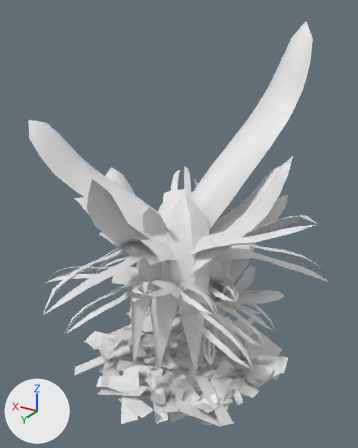
The OBJ model game/assets/models/plants/SM_Plant_HeliconiaClump_Leaf.obj: old version first, new version second.
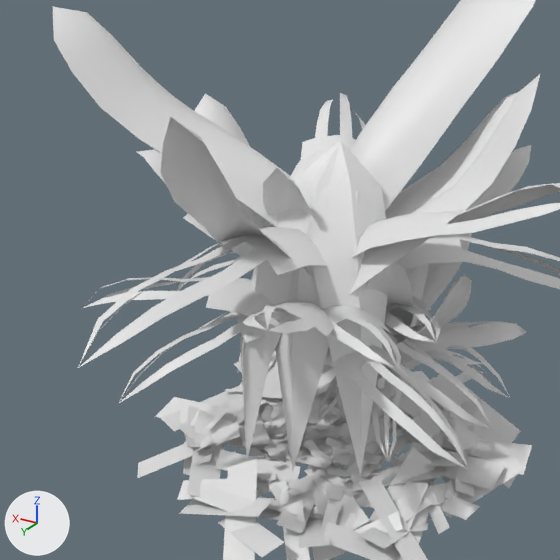
Old and new are each drawn whole from a camera (50 mm lens) standing at (-2.18, 3.73, 3.39) and looking at (0.01, 0.08, 1.57) and again close up on the part from 0% to 85% of the width and 26% to 94% of the height. The axes (+X, +Y, +Z) are drawn at lower left. The lights are the same throughout. The first two pictures are the older version. Where no turn or scale is listed for an object, it has been applied to the vertices. Vertices at exactly the same position are counted once.

The first close-up shows 'SM_Plant_HeliconiaClump_Leaf'.
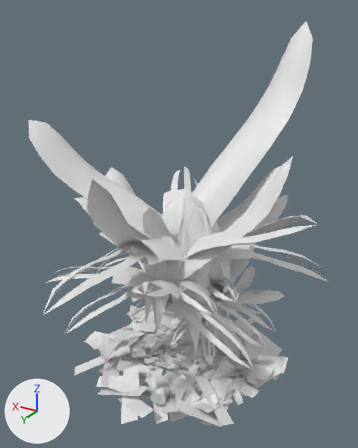
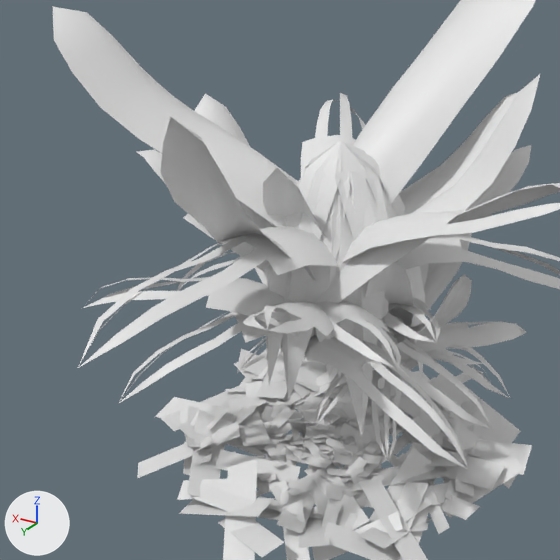
The change in detail:
me_sm_plant_heliconiaclump_leaf is used by ob_sm_plant_heliconiaclump_leaf; location (0.0, 0.0, 0.0).
me_sm_plant_heliconiaclump_leaf had 3677 vertices, 3759 faces and spanned x -1.35..1.35, y -1.43..1.55, z -0.12..3.31.
me_sm_plant_heliconiaclump_leaf now has 3727 vertices, 3819 faces and spans x -1.35..1.35, y -1.43..1.55, z -0.12..3.31.
Part 1, on me_sm_plant_heliconiaclump_leaf:
2 faces are deleted.
50 vertices move from x -0.35..0.55, y -0.17..0.5, z 0.09..1.72 to x -0.32..0.31, y -0.31..0.37, z 0.54..1.76.
50 vertices are added at x -0.38..0.26, y -0.37..0.39, z 0.33..1.77.
62 new faces join them.

What differs and where, as boxes (x1, y1, x2, y2) in the close-ups (560 x 560 px):
part 1 of me_sm_plant_heliconiaclump_leaf, cut back
    before: (240, 141, 387, 475)
    after: (266, 141, 425, 436)
